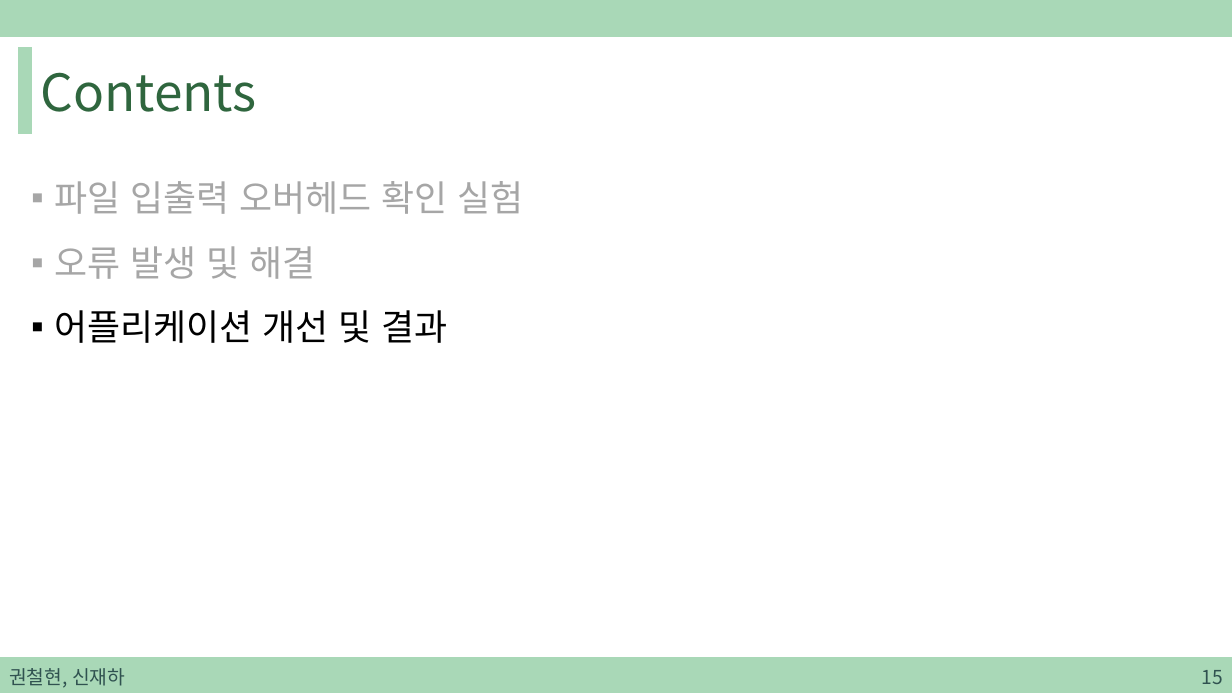
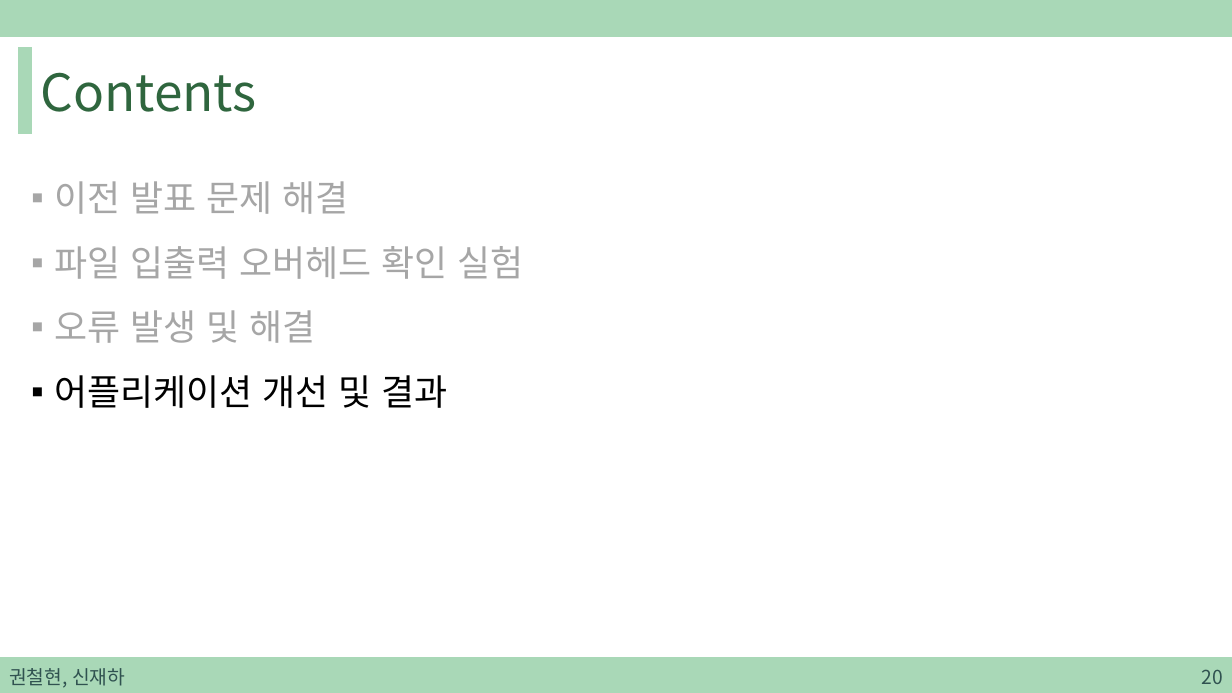
Before and after one commit to sjh4287/capston, a slide deck: slide 20 of 2022.02.11/권철현,신재하.pptx (slide 15 before the commit). Drawn at 1232x693 pixels with LibreOffice and Linux fonts; fonts in the diff are those of the drawing. Boxes give left, top, right and bottom in pixels: in the first picture for what was removed or moved away, otherwise in the second. Text is boxed around its words. In the diff, an @@ line names an element or a change of style, - is before the commit and + after.

```diff
--- a/2022.02.11/권철현,신재하.pptx
+++ b/2022.02.11/권철현,신재하.pptx
@@ text at [54, 181, 348, 214]: paragraph added @@
+▪ 이전 발표 문제 해결
@@ page number at [1201, 669, 1222, 684]: text changed @@
-15
+20
```
Also in this commit, not shown: 2 other slides changed, 5 slides added.
